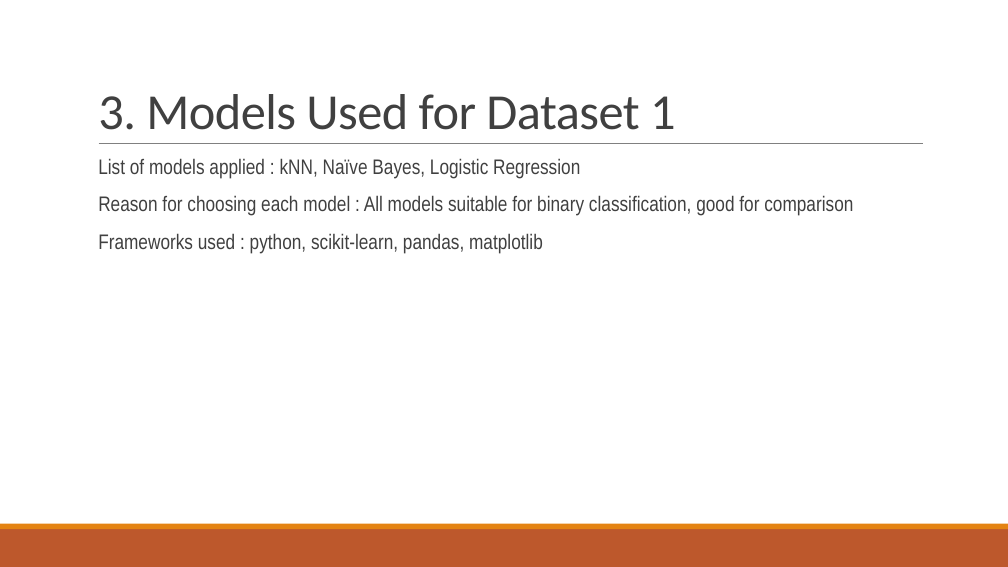
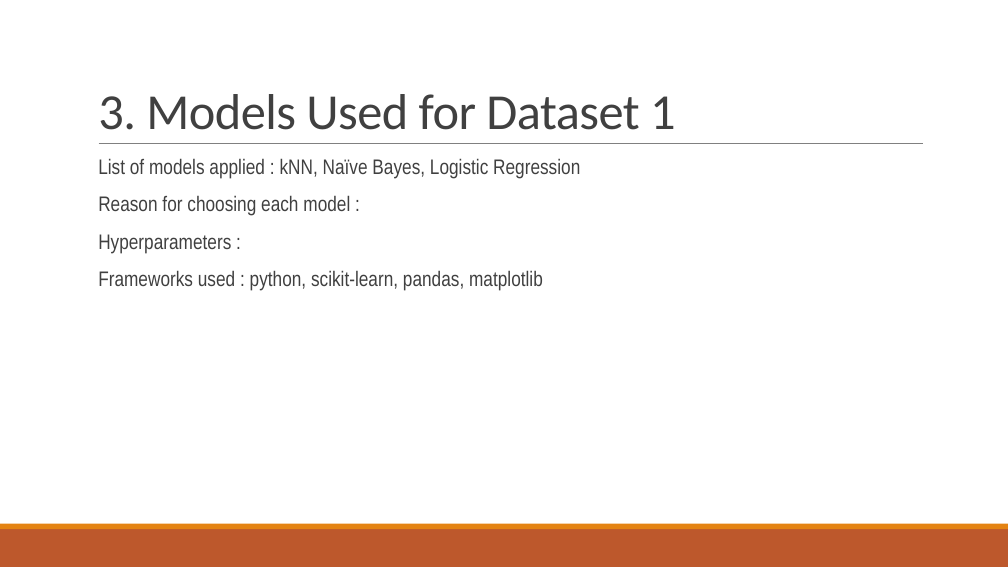
Before and after one commit to akay6483/mmml-ecommerce, a slide deck: slide 7 of docs/23CSE301_A8.pptx. Drawn at 1008x567 pixels with LibreOffice and Linux fonts; fonts in the diff are those of the drawing; background and template pictures are left out. Boxes give left, top, right and bottom in pixels: in the first picture for what was removed or moved away, otherwise in the second. Text is boxed around its words. In the diff, an @@ line names an element or a change of style, - is before the commit and + after.

Commit message:
changed classification

```diff
--- a/docs/23CSE301_A8.pptx
+++ b/docs/23CSE301_A8.pptx
@@ text at (98, 195, 350, 254): text changed @@
-  Reason for choosing each model : All models suitable for binary classification, good for comparison
+  Reason for choosing each model :
+  Hyperparameters :
```
Also in this commit, not shown: 5 other slides changed, 1 other file.
